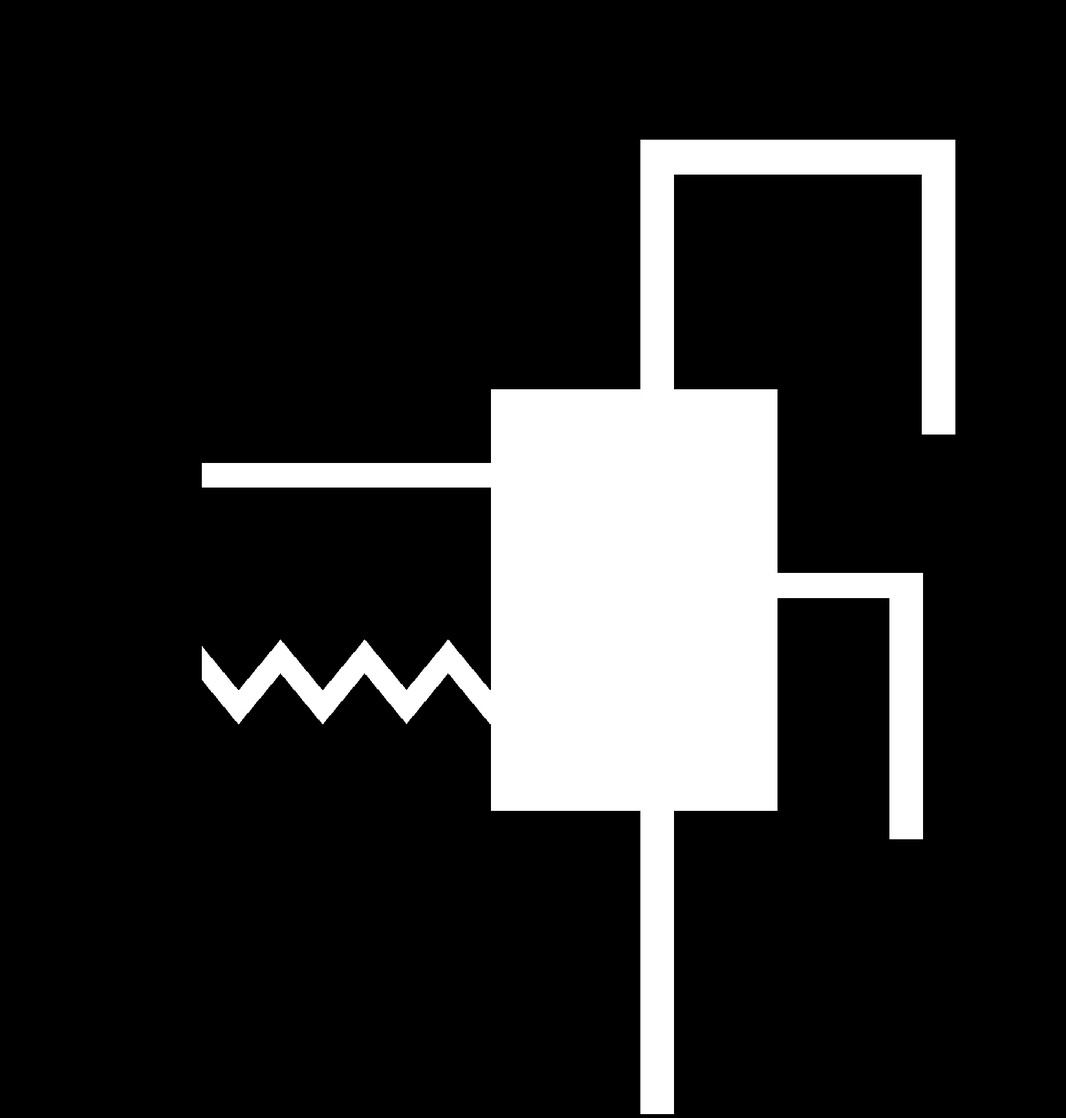
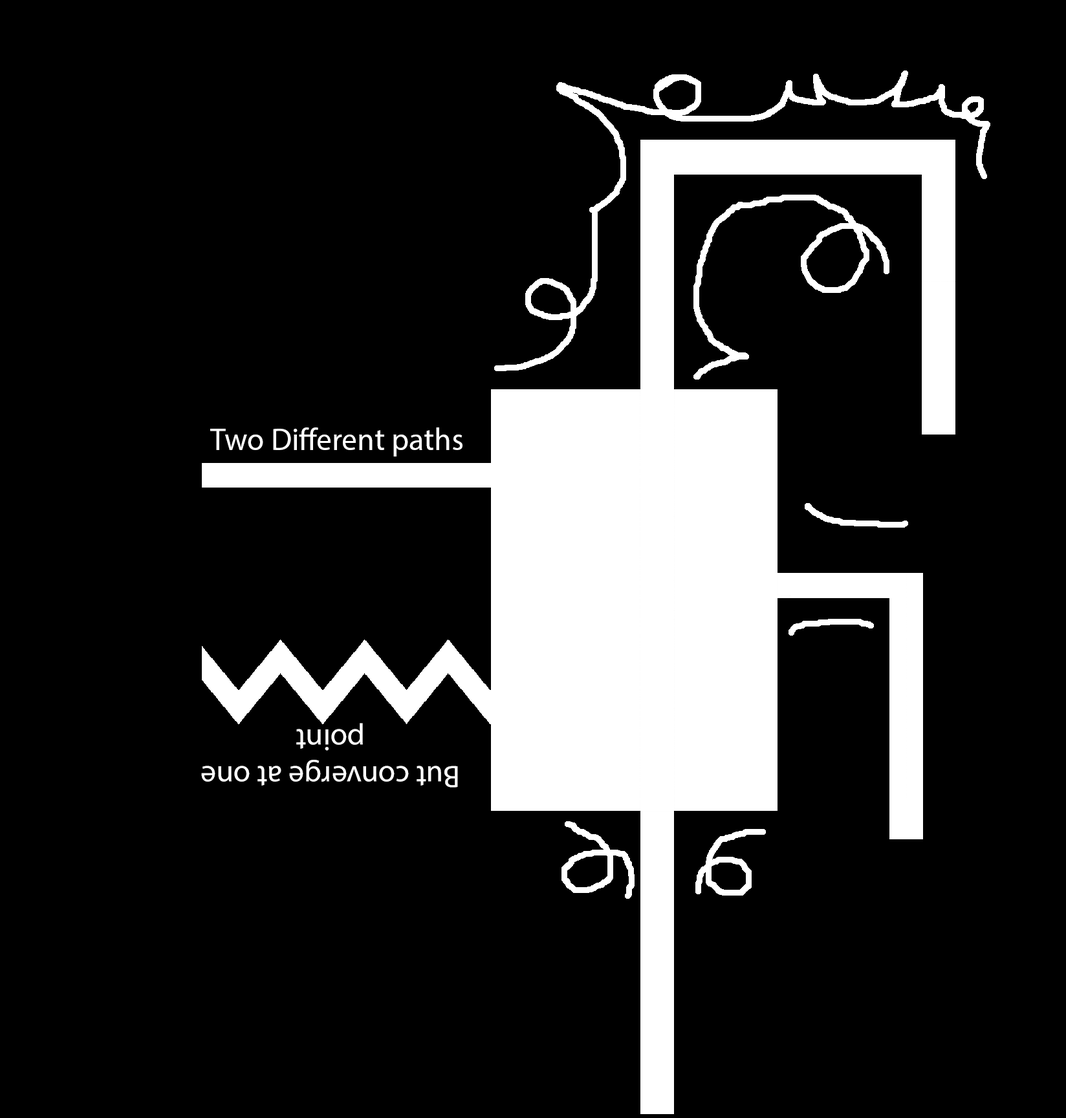
Layered file, before and after one edit (1066px x 1118px). Changes by layer:
added layer "But converge at one point" above "Two Different paths" over [201, 722, 458, 788]
added layer "Two Different paths" above "Layer 1" over [210, 427, 463, 457]
painted on "Layer 1" over [494, 70, 990, 899]
